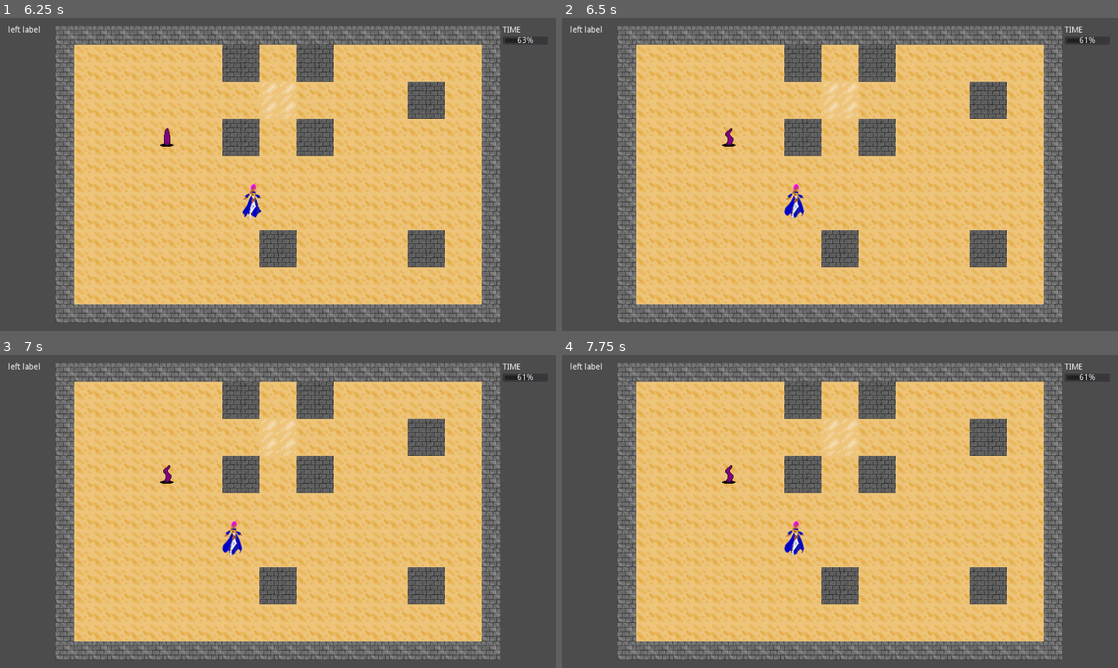
Above: before the commit, frames 1-4 (two rows, left to right).
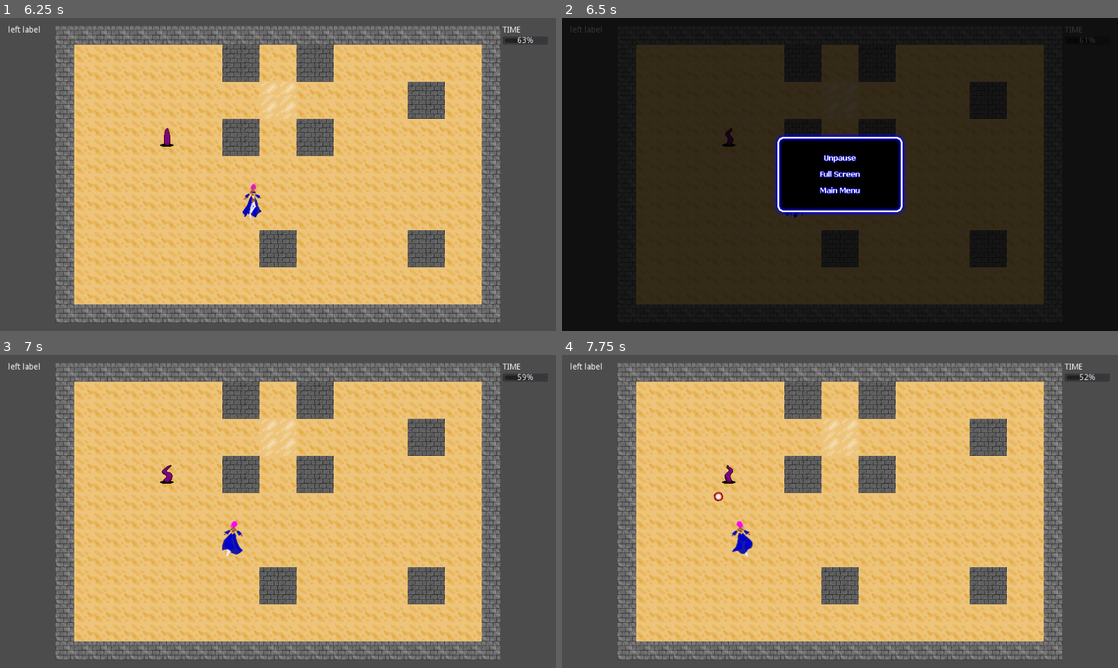
Above: after the commit, the same moments.

Repository: alpacanumerals/LD51
Game: Godot game, scene res://Title.tscn
Two runs of this game, one before a commit and one after it. Both use one fixed random seed, a clock stepped at 60 frames per second and the inputs below.
Inputs (mouse positions are in pixels of both pictures, inside the frame that each line leads up to):
- Up to frame 1 (6.25 s): click (239, 180) at 0.5 s; click (261, 202) at 1.25 s; click (239, 161) at 2 s; tap Enter at 2.75 s; move the mouse to (400, 158) at 2.77 s; hold Right (ui_right) 2.78-3.53 s; click (400, 158) at 2.92 s; move the mouse to (166, 190) at 3.52 s; hold Down (ui_down) 3.53-4.28 s; click (166, 190) at 3.67 s; move the mouse to (333, 105) at 4.27 s; hold Right (ui_right) 4.28-5.03 s; click (333, 105) at 4.42 s; move the mouse to (250, 237) at 5.02 s; hold Up (ui_up) 5.03-5.78 s; click (250, 237) at 5.17 s; move the mouse to (444, 221) at 5.77 s; hold Left (ui_left) from 5.78 s (still down); click (444, 221) at 5.92 s
- Up to frame 2 (6.5 s): keep holding Left (ui_left); tap Escape at 6.4 s
- Up to frame 3 (7 s): release Left (ui_left) at 6.5 s; click (278, 495) at 6.52 s
- Up to frame 4 (7.75 s): move the mouse to (673, 464) at 7.27 s; hold Left (ui_left) from 7.28 s (still down); click (673, 464) at 7.42 s

Frame 1 is identical in both runs. In frame 2, 100% of the frame differs, in the area x 0-100%, y 0-100%; in frame 3, 0.3%; in frame 4, 0.6%.

Commit message:
UI

Diff:
--- a/autoload/switcher.gd
+++ b/autoload/switcher.gd
@@ -8,10 +8,12 @@
 func switch_scene(path):
     yield(get_tree().create_timer(0.15), "timeout")
     get_tree().change_scene(path)
+    get_tree().paused = false
 
 func switch_scene_long(path):
     yield(get_tree().create_timer(0.5), "timeout")
     get_tree().change_scene(path)
+    get_tree().paused = false
 
 func switch_quit():
     yield(get_tree().create_timer(0.20), "timeout")
--- a/level/PauseBox.tscn
+++ b/level/PauseBox.tscn
@@ -1,20 +1,95 @@
-[gd_scene load_steps=2 format=2]
+[gd_scene load_steps=9 format=2]
 
 [ext_resource path="res://level/pausebox.gd" type="Script" id=1]
+[ext_resource path="res://art/pausebox.png" type="Texture" id=2]
+[ext_resource path="res://art/buttons/button_fullscreen_mouse.png" type="Texture" id=3]
+[ext_resource path="res://art/buttons/button_fullscreen.png" type="Texture" id=4]
+[ext_resource path="res://art/buttons/buttons_unpause_mouse.png" type="Texture" id=5]
+[ext_resource path="res://art/buttons/buttons_mainmenu.png" type="Texture" id=6]
+[ext_resource path="res://art/buttons/buttons_mainmenu_mouse.png" type="Texture" id=7]
+[ext_resource path="res://art/buttons/buttons_unpause.png" type="Texture" id=8]
 
 [node name="Node" type="Node"]
 script = ExtResource( 1 )
 
+[node name="ColorRect" type="ColorRect" parent="."]
+show_behind_parent = true
+anchor_right = 1.0
+anchor_bottom = 1.0
+size_flags_horizontal = 3
+size_flags_vertical = 3
+color = Color( 0, 0, 0, 0.784314 )
+
 [node name="CenterContainer" type="CenterContainer" parent="."]
-margin_right = 40.0
-margin_bottom = 40.0
+anchor_right = 1.0
+anchor_bottom = 1.0
+
+[node name="TextureRect" type="TextureRect" parent="CenterContainer"]
+margin_left = 367.0
+margin_top = 200.0
+margin_right = 593.0
+margin_bottom = 340.0
+texture = ExtResource( 2 )
+
+[node name="VBoxContainer" type="VBoxContainer" parent="CenterContainer"]
+margin_left = 381.0
+margin_top = 214.0
+margin_right = 579.0
+margin_bottom = 326.0
+rect_min_size = Vector2( 198, 112 )
+
+[node name="TopPad" type="Control" parent="CenterContainer/VBoxContainer"]
+margin_right = 198.0
+margin_bottom = 12.0
 size_flags_horizontal = 3
 size_flags_vertical = 3
 
-[node name="Panel" type="Panel" parent="CenterContainer"]
-margin_left = 20.0
-margin_top = 20.0
-margin_right = 20.0
-margin_bottom = 20.0
+[node name="CenterContainer" type="CenterContainer" parent="CenterContainer/VBoxContainer"]
+margin_top = 16.0
+margin_right = 198.0
+margin_bottom = 40.0
+
+[node name="Unpause" type="TextureButton" parent="CenterContainer/VBoxContainer/CenterContainer"]
+margin_left = 59.0
+margin_right = 139.0
+margin_bottom = 24.0
+texture_normal = ExtResource( 8 )
+texture_hover = ExtResource( 5 )
+
+[node name="CenterContainer2" type="CenterContainer" parent="CenterContainer/VBoxContainer"]
+margin_top = 44.0
+margin_right = 198.0
+margin_bottom = 68.0
+
+[node name="Full Screen" type="TextureButton" parent="CenterContainer/VBoxContainer/CenterContainer2"]
+margin_left = 59.0
+margin_right = 139.0
+margin_bottom = 24.0
+texture_normal = ExtResource( 4 )
+texture_hover = ExtResource( 3 )
+
+[node name="CenterContainer3" type="CenterContainer" parent="CenterContainer/VBoxContainer"]
+margin_top = 72.0
+margin_right = 198.0
+margin_bottom = 96.0
+
+[node name="Main Menu" type="TextureButton" parent="CenterContainer/VBoxContainer/CenterContainer3"]
+margin_left = 59.0
+margin_right = 139.0
+margin_bottom = 24.0
+texture_normal = ExtResource( 6 )
+texture_hover = ExtResource( 7 )
+
+[node name="BotPad" type="Control" parent="CenterContainer/VBoxContainer"]
+margin_top = 100.0
+margin_right = 198.0
+margin_bottom = 112.0
 size_flags_horizontal = 3
 size_flags_vertical = 3
+
+[connection signal="mouse_entered" from="CenterContainer/VBoxContainer/CenterContainer/Unpause" to="." method="_on_Unpause_mouse_entered"]
+[connection signal="pressed" from="CenterContainer/VBoxContainer/CenterContainer/Unpause" to="." method="_on_Unpause_pressed"]
+[connection signal="mouse_entered" from="CenterContainer/VBoxContainer/CenterContainer2/Full Screen" to="." method="_on_Full_Screen_mouse_entered"]
+[connection signal="pressed" from="CenterContainer/VBoxContainer/CenterContainer2/Full Screen" to="." method="_on_Full_Screen_pressed"]
+[connection signal="mouse_entered" from="CenterContainer/VBoxContainer/CenterContainer3/Main Menu" to="." method="_on_Main_Menu_mouse_entered"]
+[connection signal="pressed" from="CenterContainer/VBoxContainer/CenterContainer3/Main Menu" to="." method="_on_Main_Menu_pressed"]
--- a/level/pausebox.gd
+++ b/level/pausebox.gd
@@ -10,13 +10,39 @@
 func _ready():
     pause_mode = Node.PAUSE_MODE_PROCESS
     get_tree().paused = true
-
-func _input(event):
-    if event is InputEventMouseButton:
-        if event.button_index == BUTTON_RIGHT and event.pressed:
-            get_tree().paused = false
-            queue_free()
+    yield(get_tree().create_timer(0.20), "timeout")
+    music.Orchestrion.set_stream_paused(true)
 
 # Called every frame. 'delta' is the elapsed time since the previous frame.
 #func _process(delta):
 #    pass
+
+func _on_Unpause_mouse_entered():
+    sounds.sfx_mo()
+
+func _on_Full_Screen_mouse_entered():
+    sounds.sfx_mo()
+
+func _on_Main_Menu_mouse_entered():
+    sounds.sfx_mo()
+
+func _on_Unpause_pressed():
+    sounds.sfx_sel()
+    music.Orchestrion.set_stream_paused(false)
+    yield(get_tree().create_timer(0.20), "timeout")
+    get_tree().paused = false
+    queue_free()
+
+func _on_Full_Screen_pressed():
+    sounds.sfx_sel()
+    yield(get_tree().create_timer(0.15), "timeout")
+    if OS.window_fullscreen == false:
+        OS.set_window_fullscreen(true)
+    else:
+        OS.set_window_fullscreen(false)
+
+func _on_Main_Menu_pressed():
+    sounds.sfx_sel()
+    music.Orchestrion.stop()
+    switcher.switch_scene("res://Title.tscn")
+    queue_free()
Binary file added: art/buttons/buttons_mainmenu.png
Not shown, added: art/buttons/buttons_mainmenu.png.import
Binary file added: art/buttons/buttons_mainmenu_mouse.png
Not shown, added: art/buttons/buttons_mainmenu_mouse.png.import
Binary file added: art/buttons/buttons_unpause.png
Not shown, added: art/buttons/buttons_unpause.png.import
Binary file added: art/buttons/buttons_unpause_mouse.png
Not shown, added: art/buttons/buttons_unpause_mouse.png.import
Binary file added: art/pausebox.png
Not shown, added: art/pausebox.png.import
